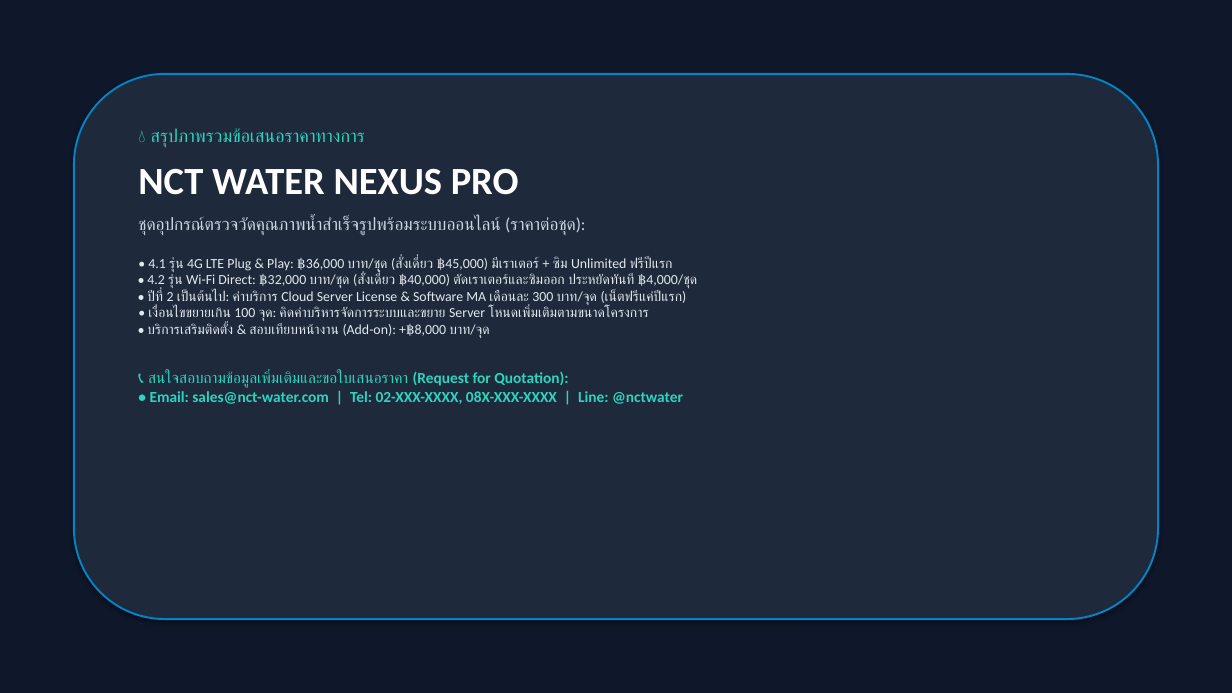
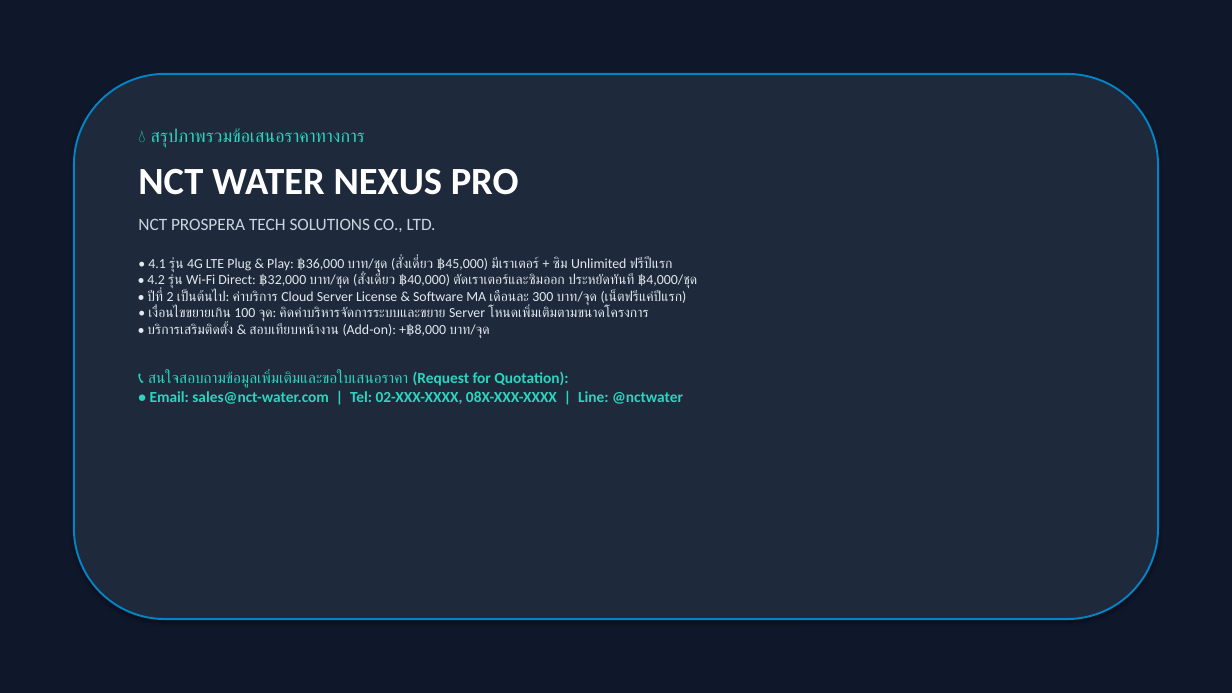
Before and after one commit to WoobWarb/nct-water-nexus, a slide deck: slide 8 of NCT_Water_Nexus_Report_and_Pricing.pptx. Drawn at 1232x693 pixels with LibreOffice and Linux fonts; fonts in the diff are those of the drawing. Boxes give left, top, right and bottom in pixels: in the first picture for what was removed or moved away, otherwise in the second. Text is boxed around its words. In the diff, an @@ line names an element or a change of style, - is before the commit and + after.

Commit message:
Update company name to NCT PROSPERA TECH SOLUTIONS CO., LTD.

```diff
--- a/NCT_Water_Nexus_Report_and_Pricing.pptx
+++ b/NCT_Water_Nexus_Report_and_Pricing.pptx
@@ text at [138,219,436,232]: text changed @@
-ชุดอุปกรณ์ตรวจวัดคุณภาพน้ำสำเร็จรูปพร้อมระบบออนไลน์ (ราคาต่อชุด):
+NCT PROSPERA TECH SOLUTIONS CO., LTD.
```
Also in this commit, not shown: 7 other slides changed, 9 other files.
